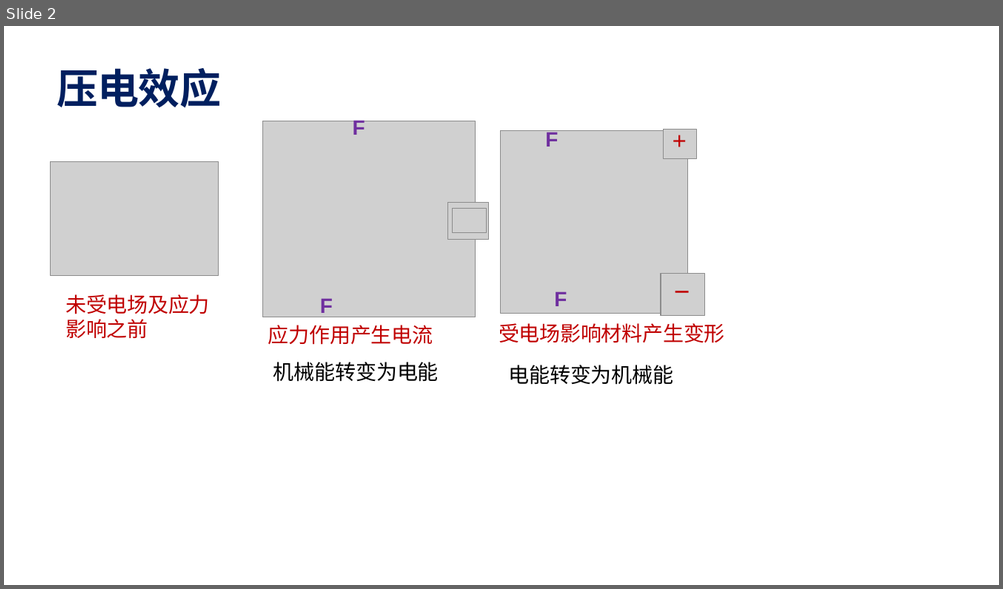
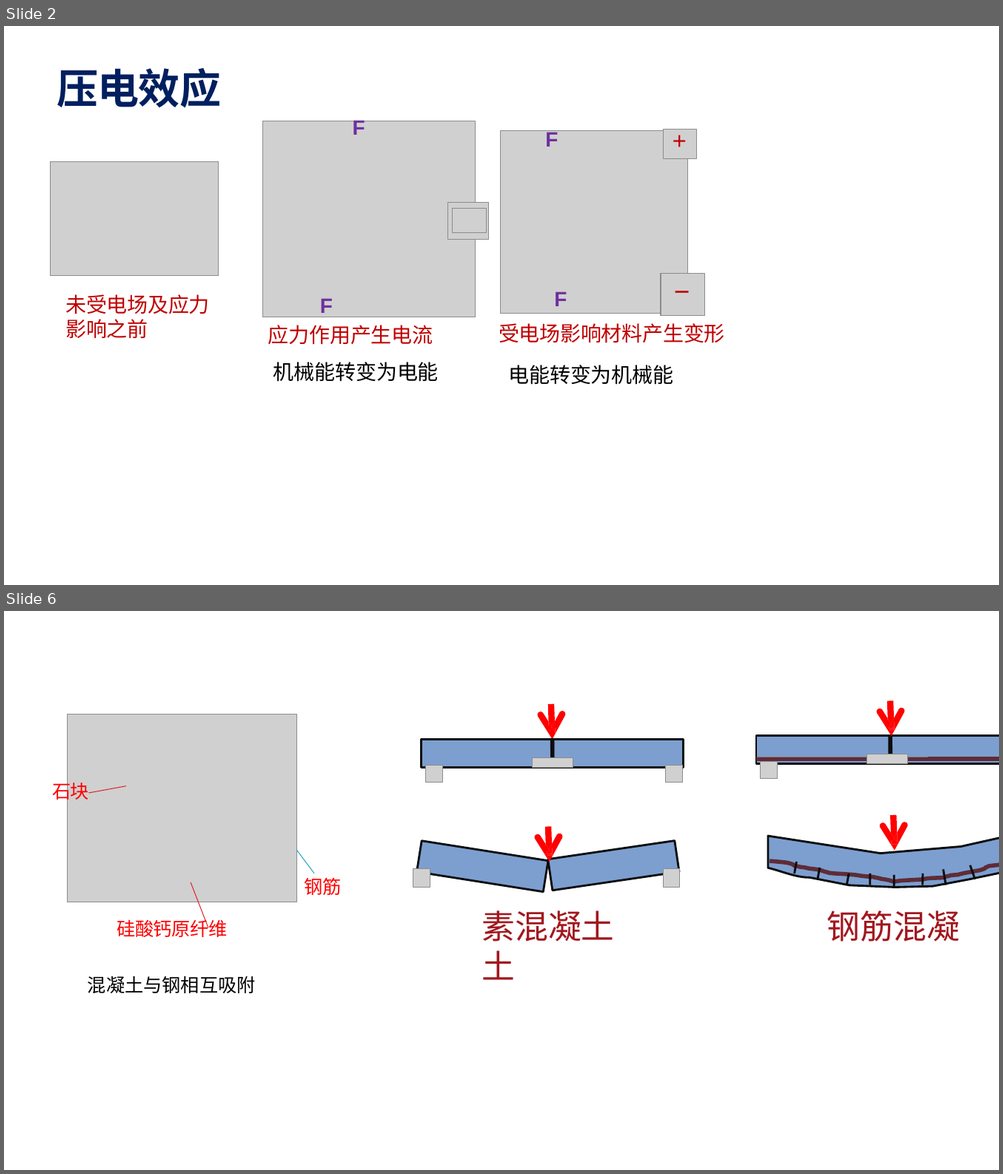
Before and after one commit to guofei9987/a, a slide deck: materials/材料学.pptx. Shown one above the other, each under a label of ours: slide 2 before the commit, slides 2 and 6 after it; the slides between them are not shown. The pictures are 1003x589 and 1003x1174 pixels, drawn with LibreOffice and Linux fonts; fonts in the diff are those of the drawing; grey boxes stand for pictures; background and template pictures are left out. Boxes give left, top, right and bottom in pixels: in the first picture for what was removed or moved away, otherwise in the second. Text is boxed around its words. In the diff, an @@ line names an element or a change of style, - is before the commit and + after.

```diff
--- a/materials/材料学.pptx
+++ b/materials/材料学.pptx
@@ slide 6 added at [4, 611, 999, 1170], background #FFFFFF @@
@@ picture added at [68, 714, 296, 902] @@
@@ freeform shape added at [552, 739, 552, 768], outline #0D0D0D 3.96 pt @@
@@ picture added at [532, 758, 572, 768] @@
@@ group added at [421, 704, 684, 783]: 3 freeform shapes, 2 pictures @@
@@ freeform shape added at [756, 761, 999, 764], fill #7C9FD0 @@
@@ group added at [756, 701, 999, 779]: 5 freeform shapes, 2 pictures @@
@@ text added at [52, 779, 89, 803], 18 pt, text #FF0000 @@
+石块
@@ freeform shape added at [88, 786, 208, 928], outline #DA1F28 0.72 pt @@
@@ group added at [413, 826, 680, 891]: 5 freeform shapes, 2 pictures @@
@@ freeform shape added at [296, 850, 314, 874], outline #2CA1BE 0.72 pt @@
@@ group added at [768, 815, 999, 888]: 8 freeform shapes @@
@@ text added at [304, 878, 341, 895], 18 pt, text #FF0000 @@
+钢筋
@@ text added at [116, 917, 227, 937], 18 pt, text #FF0000 @@
+硅酸钙原纤维
@@ text added at [481, 911, 959, 942], 32 pt, text #A2171E @@
+素混凝土 钢筋混凝土
@@ text added at [88, 976, 256, 994], 18 pt, text #000000 @@
+混凝土与钢相互吸附
```
Also in this commit, not shown: 1 slide changed, 6 other slides added, 1 other file.
